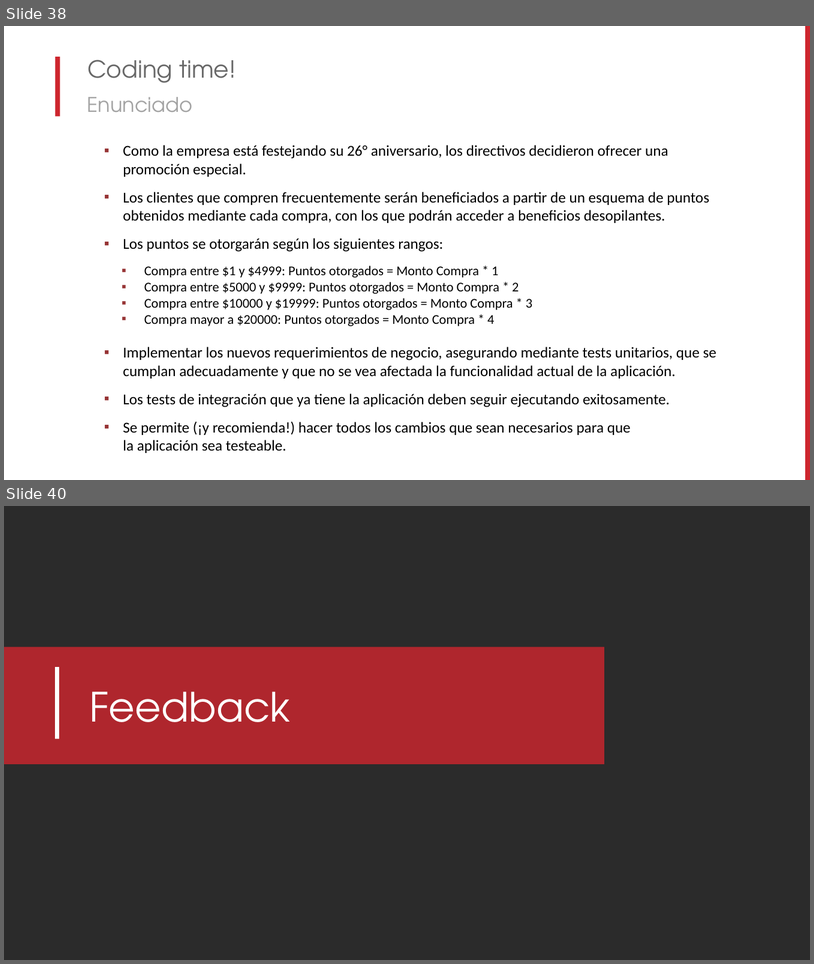
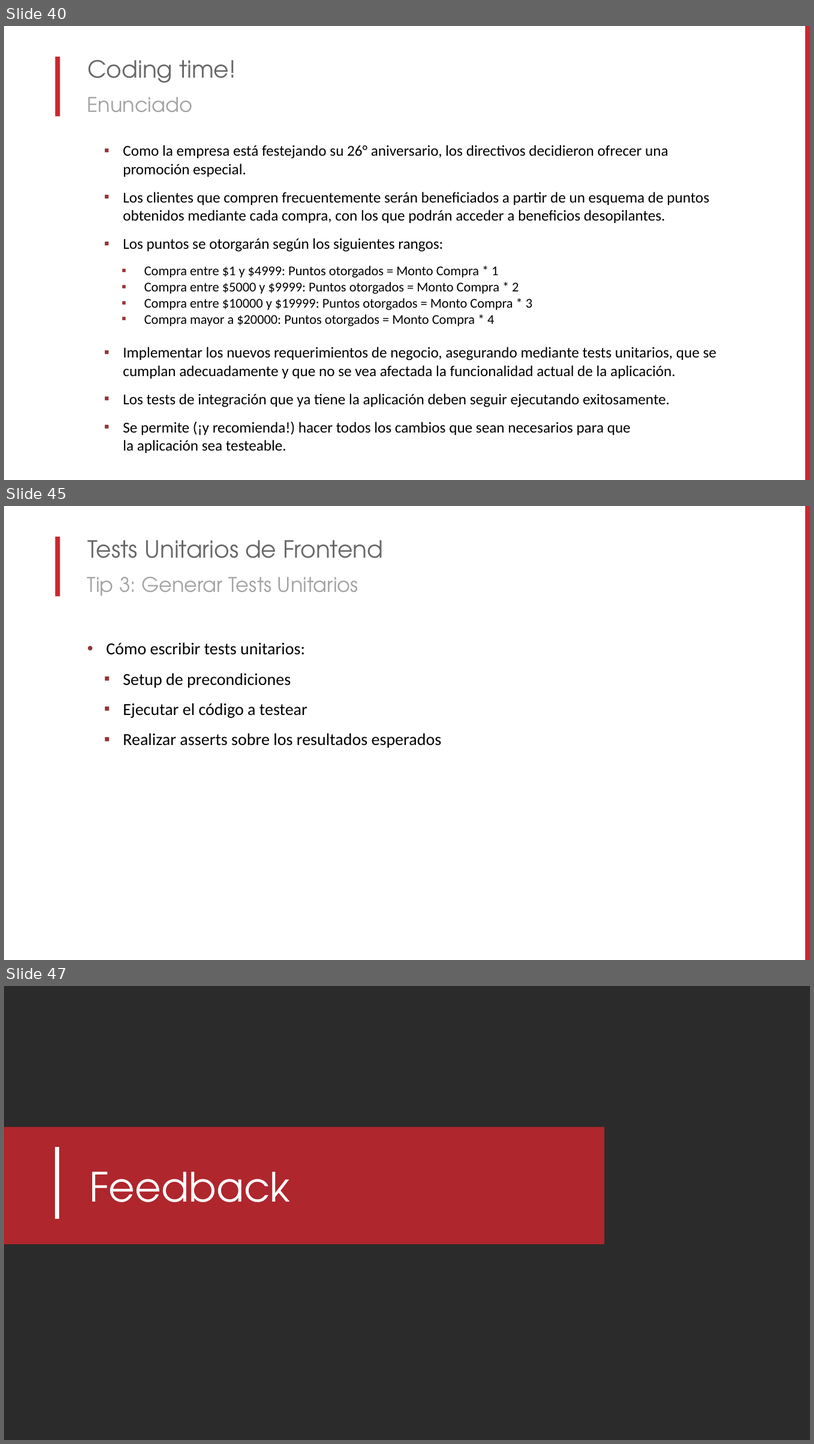
Before and after one commit to lgoldin/DesigningTestableApplications, a slide deck: MUG - Diseñando Aplicaciones Testeables.pptx. Shown one above the other, each under a label of ours: slides 38 and 40 before the commit, slides 40, 45 and 47 after it; the slides between them are not shown. The pictures are 814x964 and 814x1444 pixels, drawn with LibreOffice and Linux fonts; fonts in the diff are those of the drawing; background and template pictures are left out; a plain dark background stands for a picture behind light text. Boxes give left, top, right and bottom in pixels: in the first picture for what was removed or moved away, otherwise in the second. Text is boxed around its words. In the diff, an @@ line names an element or a change of style, - is before the commit and + after.

```diff
--- a/MUG - Diseñando Aplicaciones Testeables.pptx
+++ b/MUG - Diseñando Aplicaciones Testeables.pptx
@@ slide 45 added at <box>4,506,810,960</box>, background #FFFFFF; not listed: 2 template elements that a slide beside it also shows @@
@@ title added at <box>87,540,383,558</box>, 28 pt, text #676767 @@
+Tests Unitarios de Frontend
@@ text added at <box>87,577,359,596</box>, 24 pt, text #A3A3A3 @@
+Tip 3: Generar Tests Unitarios
@@ text added at <box>106,642,442,748</box>, 20 pt, text #000000 @@
+• Cómo escribir tests unitarios:
+  ▪ Setup de precondiciones
+  ▪ Ejecutar el código a testear
+  ▪ Realizar asserts sobre los resultados esperados
@@ what was slide 38 is now slide 40 @@
@@ what was slide 40 is now slide 47 @@
```
Also in this commit, not shown: 1 slide changed, 6 other slides added.
